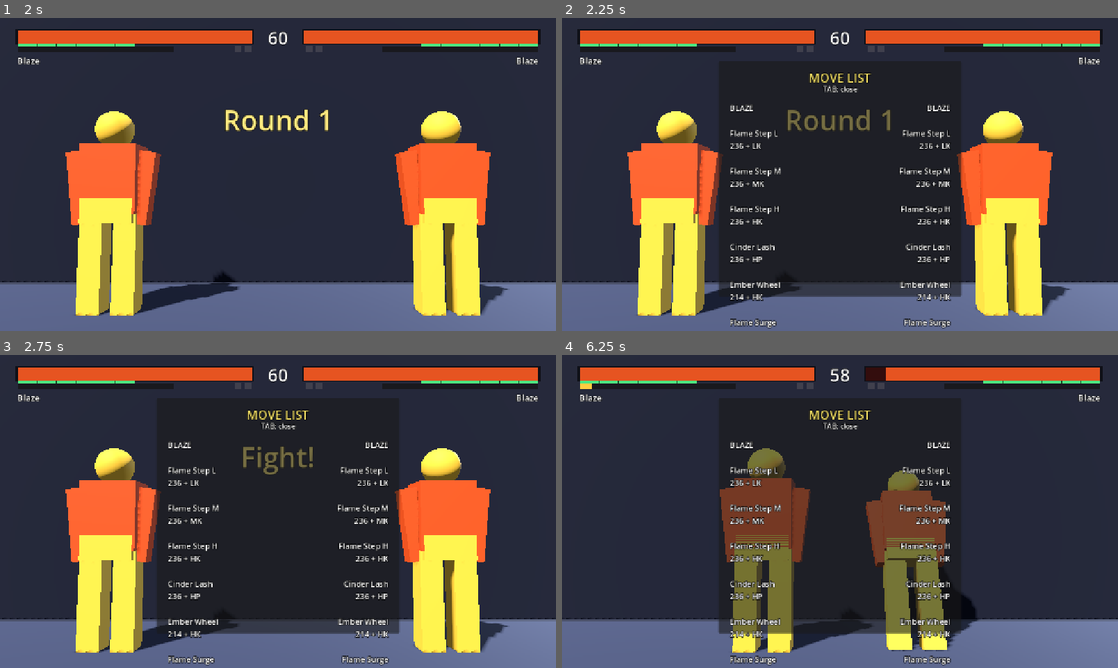
Above: before the commit, frames 1-4 (two rows, left to right).
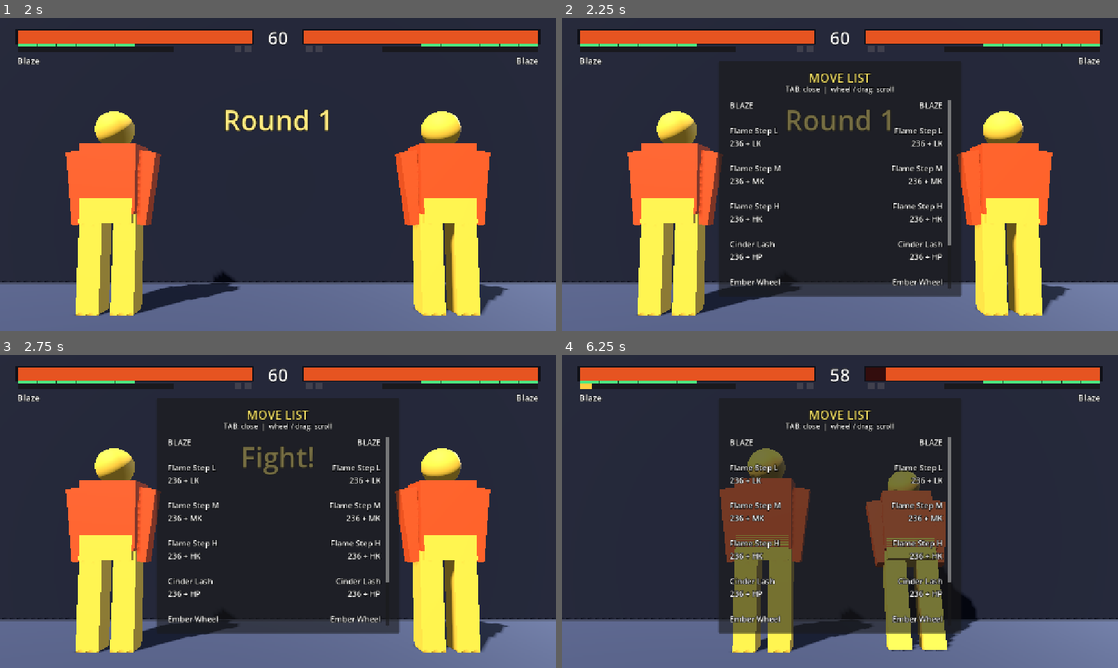
Above: after the commit, the same moments.

Repository: muji-wyh/FootisesGame3
Game: Godot game, scene res://scenes/Main.tscn
The game is run twice, just before and just after one commit, with the same random seed, the same clock (stepped at 60 frames per second) and the same inputs. Sound files missing from this copy of the repository are replaced by a short silence.
Inputs (mouse positions are in pixels of both pictures, inside the frame that each line leads up to):
- Up to frame 1 (2 s): click "LOCAL 2-PLAYER" at 0.5 s; click "FIGHT!" at 1.25 s
- Up to frame 2 (2.25 s): tap Enter at 2 s; move the mouse to (962, 158) at 2.02 s; hold D from 2.03 s (still down); hold Tab (ui_move_list) from 2.03 s (still down); click (962, 158) at 2.17 s
- Up to frame 3 (2.75 s): keep holding D; keep holding Tab (ui_move_list)
- Up to frame 4 (6.25 s): release D at 2.75 s; release Tab (ui_move_list) at 2.75 s; drag from (728, 527) to (812, 574) at 2.77 s; move the mouse to (895, 442) at 3.52 s; hold D 3.53-4.25 s; hold Tab (ui_move_list) 3.53-4.25 s; drag from (812, 574) to (673, 464) at 4.27 s; tap Space at 5 s; move the mouse to (1006, 558) at 5.02 s; hold A 5.03-5.75 s; hold Tab (ui_move_list) 5.03-5.75 s; tap O at 5.1 s; drag from (673, 464) to (756, 433) at 5.77 s

Frame 1 is identical in both runs. In frame 2, 3.4% of the frame differs, in the area x 30-70%, y 21-100%; in frame 3, 3.4%; in frame 4, 4.2%.

Commit message:
Add scroll to the training move list
Wrap the two move-list columns in a native ScrollContainer so long move lists (specials + supers) no longer overflow the panel. Provides wheel/drag scrolling, a scrollbar and clipping for free; resets to the top each time the panel opens.

Co-authored-by: Copilot <223556219+Copilot@users.noreply.github.com>

Diff:
--- a/scripts/ui/HUD.gd
+++ b/scripts/ui/HUD.gd
@@ -35,6 +35,7 @@
 var _timer_label: Label
 var _counter_label: Label
 var _move_list_panel: Panel
+var _move_list_scroll: ScrollContainer
 var _move_list_labels := [null, null]
 var _counter_timer: int = 0
 var _dr_tint: ColorRect
@@ -257,6 +258,8 @@
 func toggle_move_list() -> void:
 	if _move_list_panel:
 		_move_list_panel.visible = not _move_list_panel.visible
+		if _move_list_panel.visible and _move_list_scroll:
+			_move_list_scroll.scroll_vertical = 0
 
 func is_move_list_visible() -> bool:
 	return _move_list_panel != null and _move_list_panel.visible
@@ -274,14 +277,33 @@
 	title.add_theme_color_override("font_color", Color(0.98, 0.9, 0.4))
 
 	var hint := _label(_move_list_panel, Vector2(24, 52), Vector2(MOVE_LIST_W - 48.0, 24), 16)
-	hint.text = "TAB: close"
+	hint.text = "TAB: close  |  wheel / drag: scroll"
 	hint.horizontal_alignment = HORIZONTAL_ALIGNMENT_CENTER
 
-	var left := _label(_move_list_panel, Vector2(26, 94), Vector2(240, MOVE_LIST_H - 118.0), 18)
+	# Scrollable body so long move lists no longer overflow the panel. ScrollContainer
+	# handles the wheel, drag, scrollbar and clipping; we only feed it the content height.
+	_move_list_scroll = ScrollContainer.new()
+	_move_list_scroll.position = Vector2(24, 88)
+	_move_list_scroll.size = Vector2(MOVE_LIST_W - 48.0, MOVE_LIST_H - 104.0)
+	_move_list_scroll.horizontal_scroll_mode = ScrollContainer.SCROLL_MODE_DISABLED
+	_move_list_panel.add_child(_move_list_scroll)
+
+	var body := Control.new()
+	_move_list_scroll.add_child(body)
+
+	var col_w := 240.0
+	var usable_w := _move_list_scroll.size.x - 18.0  # leave room for the vertical scrollbar
+	var left := _label(body, Vector2(2, 0), Vector2(col_w, 0), 18)
 	left.text = _move_list_text(p1)
-	var right := _label(_move_list_panel, Vector2(MOVE_LIST_W - 266.0, 94), Vector2(240, MOVE_LIST_H - 118.0), 18)
+	var right := _label(body, Vector2(usable_w - col_w - 2.0, 0), Vector2(col_w, 0), 18)
 	right.text = _move_list_text(p2)
 	right.horizontal_alignment = HORIZONTAL_ALIGNMENT_RIGHT
+
+	var body_h := maxf(left.get_minimum_size().y, right.get_minimum_size().y)
+	left.size = Vector2(col_w, body_h)
+	right.size = Vector2(col_w, body_h)
+	body.custom_minimum_size = Vector2(0, body_h)  # x=0 so horizontal never scrolls
+
 	_move_list_labels[0] = left
 	_move_list_labels[1] = right
 
